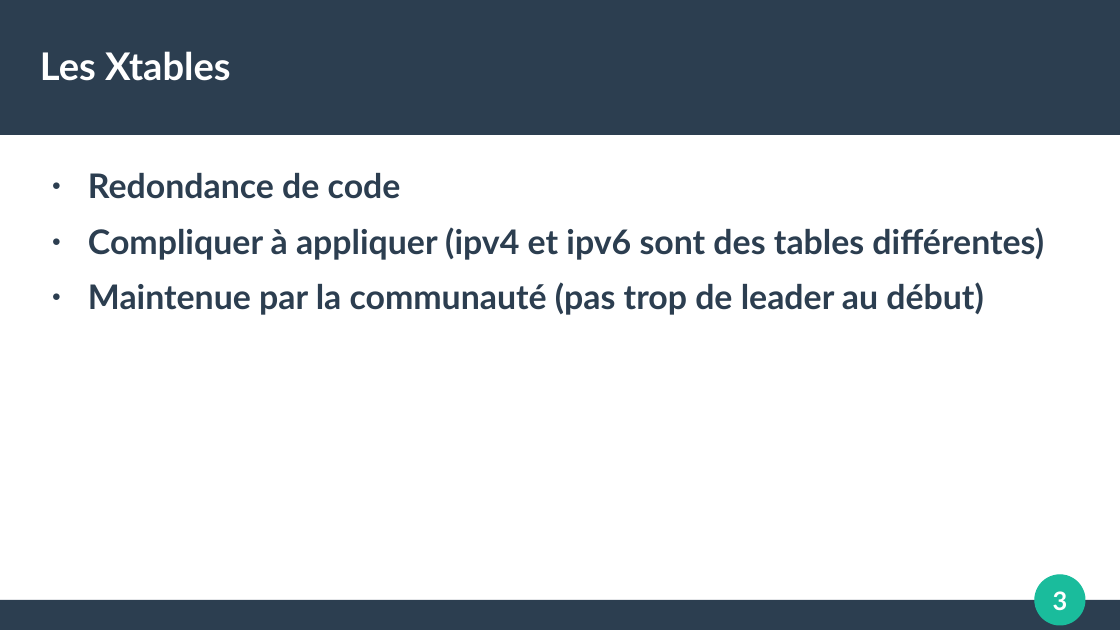
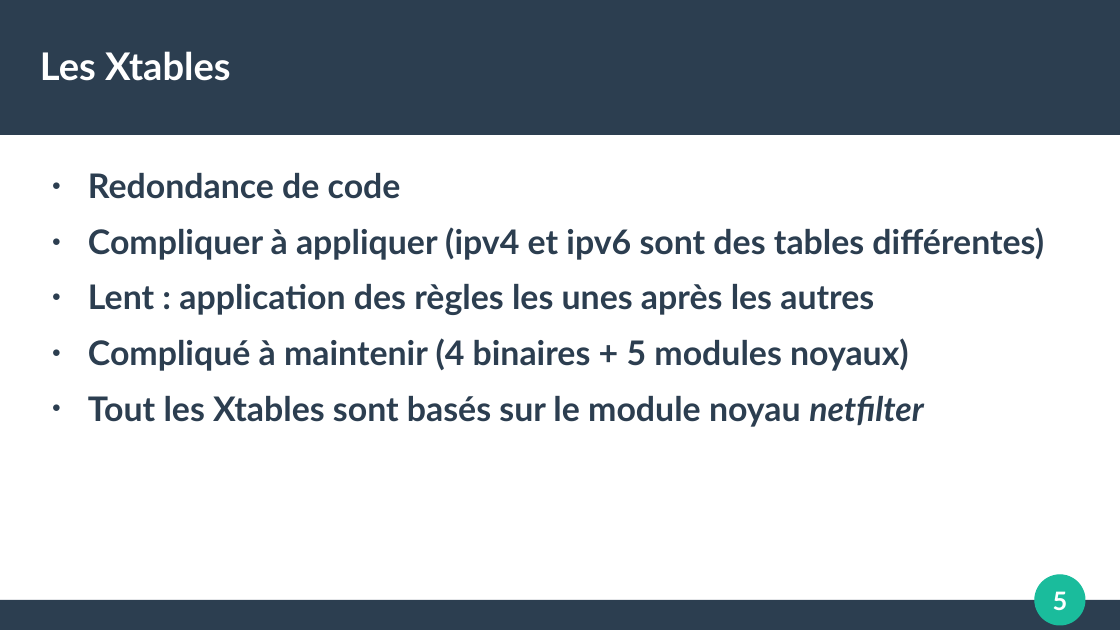
Before and after one commit to The-00/Cours-UL1, a slide deck: slide 5 of support-de-cours.odp (slide 3 before the commit). Drawn at 1120x630 pixels with LibreOffice and Linux fonts; fonts in the diff are those of the drawing. Boxes give left, top, right and bottom in pixels: in the first picture for what was removed or moved away, otherwise in the second. Text is boxed around its words. In the diff, an @@ line names an element or a change of style, - is before the commit and + after.

```diff
--- a/support-de-cours.odp
+++ b/support-de-cours.odp
@@ text at (x1=88, y1=284, x2=924, y2=427): text changed @@
-● Maintenue par la communauté (pas trop de leader au début)
+● Lent : application des règles les unes après les autres
+● Compliqué à maintenir (4 binaires + 5 modules noyaux)
+● Tout les Xtables sont basés sur le module noyau netfilter
@@ page number at (x1=1053, y1=591, x2=1068, y2=610): text changed @@
-3
+5
```
Also in this commit, not shown: 9 other slides changed, 3 slides added.
